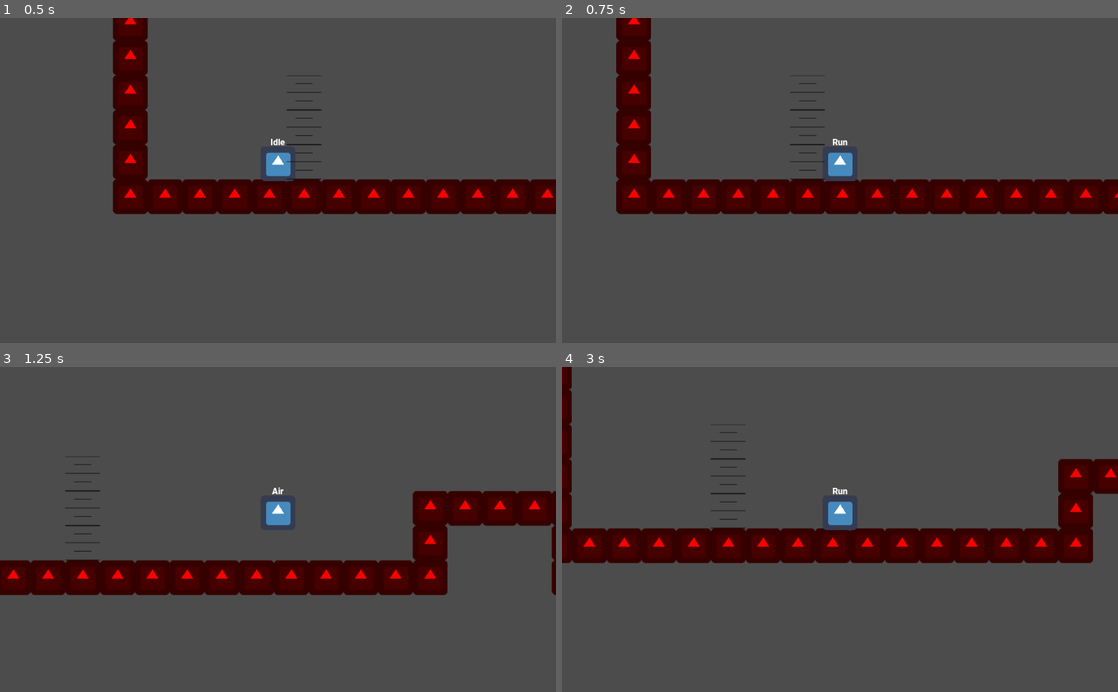
Above: before the commit, frames 1-4 (two rows, left to right).
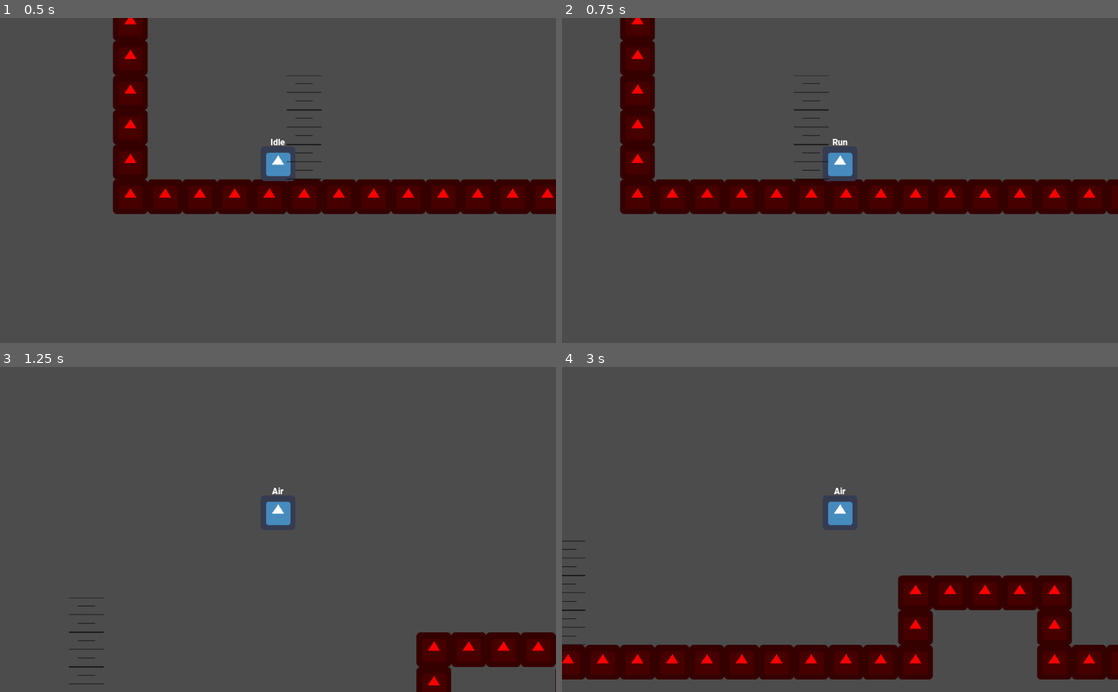
Above: after the commit, the same moments.

Repository: Vikrant0-7/Icecube_Adventure
Game: Godot game, scene res://Test.tscn
Same seed, same stepped clock (60 frames per second), same inputs: the game is played once before the commit and once after it. The project has no main scene, so this scene is started directly. The engine's default icon, where the game draws it, is replaced by a stand-in: a white triangle on a blue panel in a dark square.
Inputs:
- Up to frame 1 (0.5 s): no input
- Up to frame 2 (0.75 s): hold Right (Right) from 0.53 s (still down); hold Shift (Sprint) from 0.53 s (still down)
- Up to frame 3 (1.25 s): keep holding Right (Right); keep holding Shift (Sprint); tap Up (Jump) at 0.77, 0.8, 1.07 s
- Up to frame 4 (3 s): release Shift (Sprint) at 1.28 s; tap Up (Jump) at 1.35, 1.52, 1.82, 2.3 s; tap Shift (Sprint) at 1.55, 2.85 s; release Right (Right) at 2.03 s; hold Left (Left) 2.03-2.78 s; hold Shift (Sprint) 2.03-2.78 s; hold Right (Right) from 2.78 s (still down)

Frame 1 is identical in both runs. In frame 2, 1.9% of the frame differs, in the area x 9-100%, y 0-61%; in frame 3, 16%; in frame 4, 26%, in the area x 0-100%, y 0-97%.

Commit message:
removed mario style jumping and added double jump

Diff:
--- a/Player.tscn
+++ b/Player.tscn
@@ -51,13 +51,14 @@
 friction = 0.3
 sprint_speed = 600.0
 sprint_acceleration = 0.8
-sprint_stamina = 1.0
+sprint_stamina = 10.0
 
 [node name="Air" type="Node" parent="State_Machine"]
 script = ExtResource( 6 )
 jump_height = 4.0
 time_to_peak = 0.4
 time_to_descent = 0.35
+max_jumps = 4
 DRAG = 4.0
 
 [node name="Camera2D" type="Camera2D" parent="."]
--- a/Scripts/Player/Player.gd
+++ b/Scripts/Player/Player.gd
@@ -15,10 +15,6 @@
 		dir.x -= 1
 	elif Input.is_action_pressed("Right"):
 		dir.x += 1
-	if Input.is_action_just_released("Jump"):
-		dir.y -= 2
-	elif Input.is_action_pressed("Jump"):
-		dir.y -= 1
 
 func _physics_process(delta):
 	get_input()
--- a/Scripts/Player/State/Air.gd
+++ b/Scripts/Player/State/Air.gd
@@ -8,6 +8,8 @@
 export var time_to_descent : float           #time it takes to fall back to ground from jump_height
 export var one_block_size : int =  64             #height of one block
 
+export (int,1,4,1) var max_jumps = 2
+
 onready var jump_velocity : float = ((2.0 * jump_height * one_block_size) / time_to_peak) * -1.0  #calulates jump velocity
 onready var jump_gravity : float = ((-2.0 * jump_height * one_block_size) / (time_to_peak * time_to_peak)) * -1.0 #calculates gravity during jump
 
@@ -17,10 +19,13 @@
 export (float,0,10,1) var DRAG = 10
 
 var can_jump : bool = true
-
+var jumps : int = 0
 
 onready var Run := get_parent().get_node("Run")
 onready var Idle := get_parent().get_node("Idle")
+
+var air_speed : float
+var air_accel : float
 
 #method is called when player's state is switched to this state
 func enter(msg := {}) -> void:
@@ -29,31 +34,35 @@
 	if msg.has("do_jump"):
 		if msg.get("do_jump") and can_jump:
 			player.velocity.y = jump_velocity
+			jumps += 1
 			can_jump = false
+
+	if msg.has("_speed"):
+		air_speed = msg.get("_speed")
+	if msg.has("_accel"):
+		air_accel = msg.get("_accel")
 
 
 #virtual method called when physhics is update updated
 func fixed_update(delta : float) -> void:
 
+	if Input.is_action_just_pressed("Jump") and jumps < max_jumps and not player.is_on_floor():
+		jumps += 1
+		player.velocity.y = jump_velocity / (jumps * 0.75)
+
+
 	player.velocity.y += get_gravity() * delta  #applying gravity
 
+
+
 	if player.dir.x != 0:
-		if Input.is_action_pressed("Sprint"):
-			Run.spd = player.dir.x * Run.sprint_speed
-			Run.accel = Run.sprint_acceleration
-		else:
-			Run.spd = player.dir.x * Run.speed
-			Run.accel = Run.acceleration
-		player.velocity.x = lerp(player.velocity.x, Run.spd, Run.accel)  #applying special air movement if direction key is pressed
+		player.velocity.x = lerp(player.velocity.x, air_speed * player.dir.x , air_accel)  #applying special air movement if direction key is pressed
 	else:
 		player.velocity.x = lerp(player.velocity.x, 0, delta * DRAG)  #applying drag in air to stop movement
 
 
 	player.velocity = player.move_and_slide(player.velocity, Vector2.UP)
 
-	#canceling jump if player let jump key go
-	if player.dir.y <= -2 and player.velocity.y < 0:
-		player.velocity.y = 0
 
 #special virtual method for logic to switch states
 func state_update() -> void:
@@ -72,6 +81,8 @@
 
 #virtual method called when state is being switch from this state to other
 func exit() -> void:
+	jumps = 0
+	can_jump = true
 	player.velocity.y = 100  #setting some speed in y direction so is_on_floor works properly
 
 #returns value of gravity directed by player y velocity
--- a/Scripts/Player/State/Idle.gd
+++ b/Scripts/Player/State/Idle.gd
@@ -15,9 +15,6 @@
 
 #virtual method called when physhics is update updated
 func fixed_update(delta) -> void:
-	#If user let go jump key then mamke player able to jump again
-	if player.dir.y == 0:
-		Air.can_jump = true
 
 	if Run.stamina > 0:
 		Run.stamina = Run.timer(Run.stamina, delta, -1)
@@ -33,7 +30,7 @@
 		state_machine.transition_to("Run")
 
 	#Switch to Air state such that player can jump
-	if player.dir.y == -1 and player.is_on_floor() and Air.can_jump:
+	if Input.is_action_just_pressed("Jump") and player.is_on_floor():
 		state_machine.transition_to("Air",{do_jump = true})
 
 	#Switch to Air state such that player isn't jumping
--- a/Scripts/Player/State/Run.gd
+++ b/Scripts/Player/State/Run.gd
@@ -28,9 +28,9 @@
 
 	player.velocity.y = 100 #adding downwards velocity so is_on_floor() works properly
 
-	if Input.is_action_pressed("Sprint") and can_sprint:
+	if Input.is_action_pressed("Sprint") and can_sprint and not is_zero_approx(player.velocity.x):
 		stamina = timer(stamina,delta)
-		spd = player.dir.x * sprint_speed
+		spd = sprint_speed
 		accel = sprint_acceleration
 		if stamina >= sprint_stamina and can_sprint:
 			stamina = sprint_stamina * sprint_tiredness
@@ -41,23 +41,18 @@
 		if  stamina <= 0 and not can_sprint:
 			stamina = 0
 			can_sprint = true
-		spd = player.dir.x * speed
+		spd = speed
 		accel = acceleration
 
 	#making player move as per user input
 	if player.dir.x != 0:
-		player.velocity.x = lerp(player.velocity.x, spd, accel)
+		player.velocity.x = lerp(player.velocity.x, player.dir.x * spd ,accel)
 
 	#making player stop if no user input
 	else:
 		player.velocity.x = lerp(player.velocity.x, 0, friction)
 
 	player.velocity = player.move_and_slide(player.velocity,Vector2.UP) #applying velocity to player
-
-	#making player able to jump again if he let jump button go
-	if player.dir.y == 0:
-		Air.can_jump = true
-
 
 #special virtual method for logic to switch states
 func state_update() -> void:
@@ -67,12 +62,12 @@
 		state_machine.transition_to("Idle")
 
 	#switching state to air such that player can jump if user press jump button
-	if player.dir.y == -1 and Air.can_jump:
-		state_machine.transition_to("Air",{do_jump = true})
+	if Input.is_action_just_pressed("Jump"):
+		state_machine.transition_to("Air",{do_jump = true,_speed = spd , _accel = accel })
 
 	#switching to air if player is not on ground such that player falls
 	if not player.is_on_floor():
-		state_machine.transition_to("Air",{do_jump = false})
+		state_machine.transition_to("Air",{do_jump = false, _speed = spd , _accel = accel})
 
 func timer(time : float, delta : float, modifier : float = 1) -> float:
 	return time + (1 * delta * modifier)
